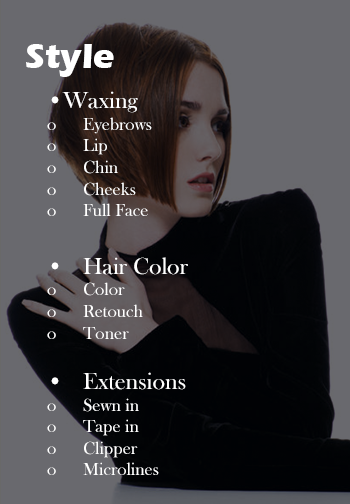
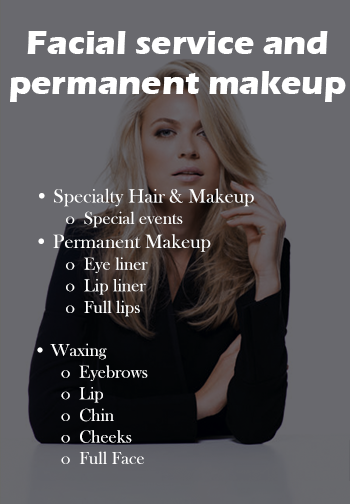
Layered file, before and after one edit (350x504). Changes by layer:
renamed "•Waxing o Eyebrows o Lip o Chin o Cheeks o Full Face • Hair Co" to "• Specialty Hair & Makeup o Special events", painted on it over 37, 91, 254, 475
renamed "Style" to "Facial service and permanent makeup", painted on it over 10, 31, 346, 102
added group "Grupo 1" with 1 layers above "3-Other-e1557424131651-600x600-1" over 5, 18, 350, 504
moved "Rectángulo 1" into group "Grupo 1" over 5, 18, 350, 504
showed "1-Style-e1557424615355-450x600-1", moved it above "2-Technical-e1557424624316-800x600-1" over 5, 18, 350, 504
added layer "frases-de-eleganci-femenina" above "Fondo" over 5, 18, 350, 504
